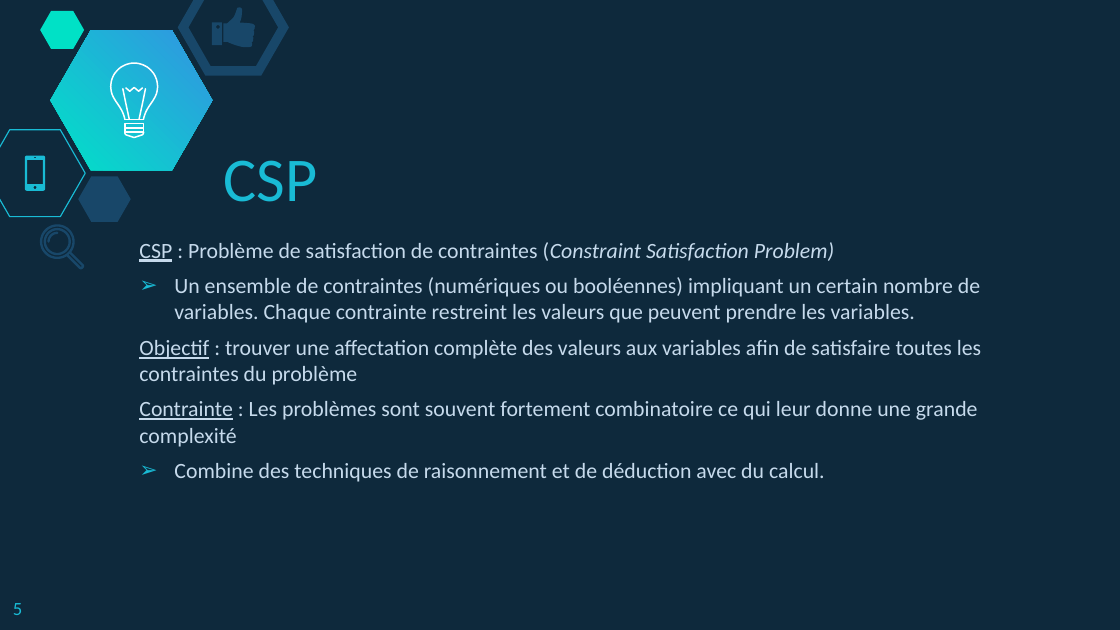
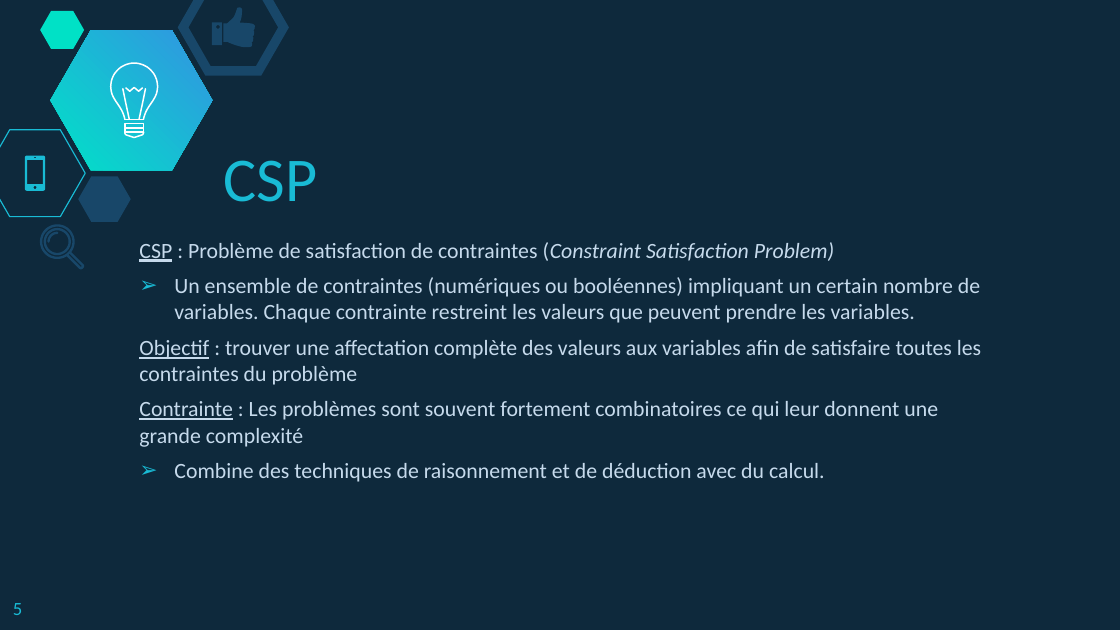
Before and after one commit to MyIntelligenceAgency/epf-sudoku-MINA, a slide deck: slide 5 of Presentations/IA_CSP.pptx. Drawn at 1120x630 pixels with LibreOffice and Linux fonts; fonts in the diff are those of the drawing. Boxes give left, top, right and bottom in pixels: in the first picture for what was removed or moved away, otherwise in the second. Text is boxed around its words. In the diff, an @@ line names an element or a change of style, - is before the commit and + after.

```diff
--- a/Presentations/IA_CSP.pptx
+++ b/Presentations/IA_CSP.pptx
@@ text at <box>139,401,938,447</box>: text changed @@
-Contrainte : Les problèmes sont souvent fortement combinatoire ce qui leur donne une grande complexité
+Contrainte : Les problèmes sont souvent fortement combinatoires ce qui leur donnent une grande complexité
```
Also in this commit, not shown: 2 other slides changed.
